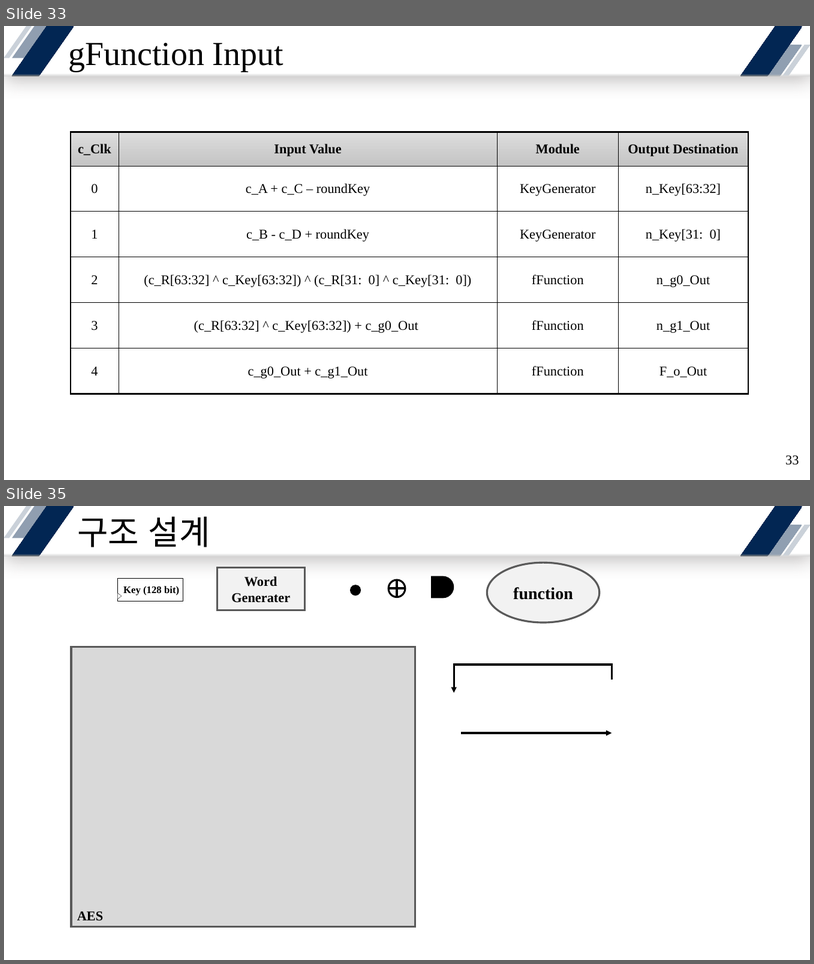
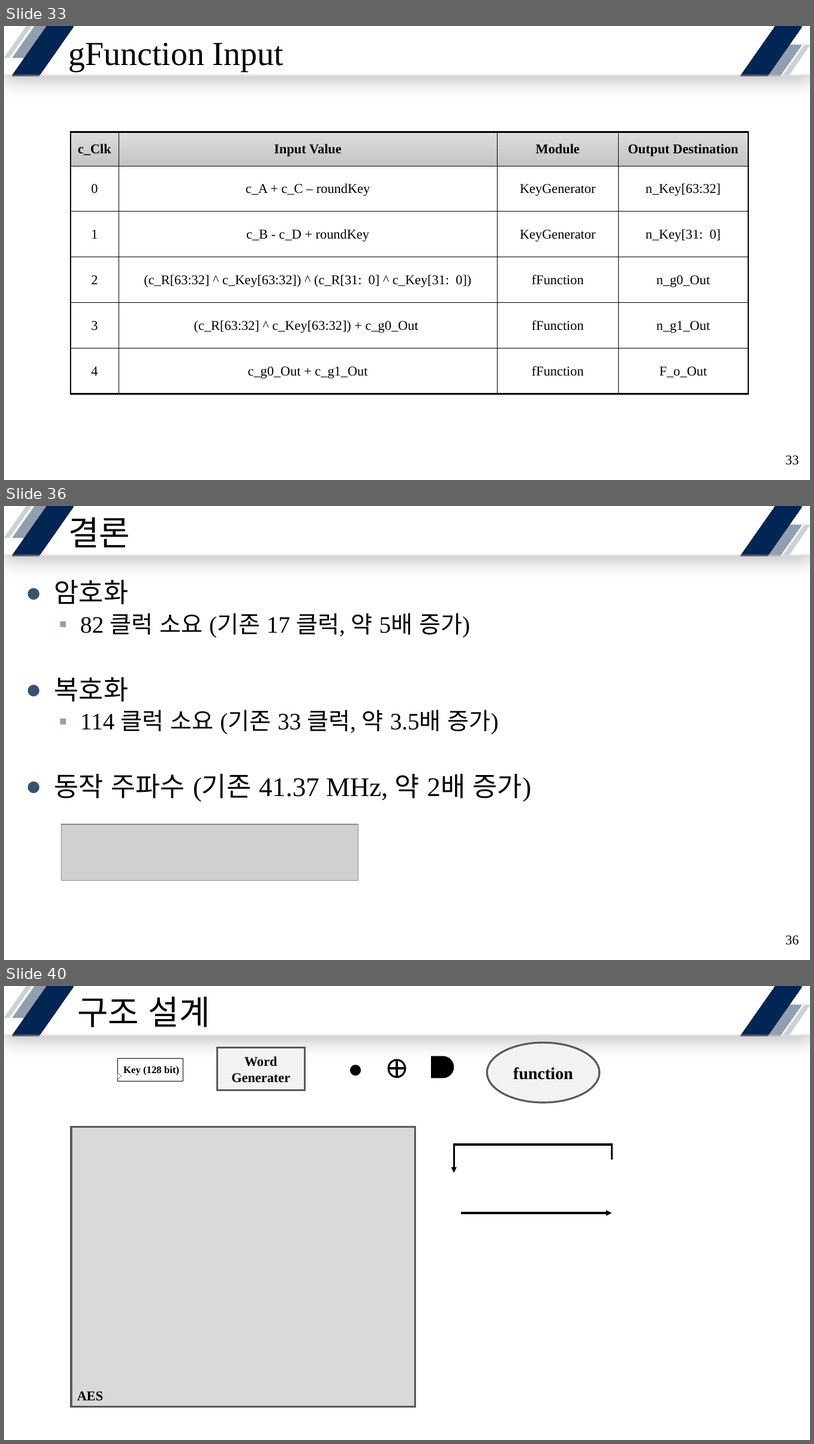
Before and after one commit to yuyu0830/FPGA_AES128, a slide deck: SEED/ref/SEED-128.pptx. Shown one above the other, each under a label of ours: slides 33 and 35 before the commit, slides 33, 36 and 40 after it; the slides between them are not shown. The pictures are 814x964 and 814x1444 pixels, drawn with LibreOffice and Linux fonts; fonts in the diff are those of the drawing; grey boxes stand for pictures. Boxes give left, top, right and bottom in pixels: in the first picture for what was removed or moved away, otherwise in the second. Text is boxed around its words. In the diff, an @@ line names an element or a change of style, - is before the commit and + after.

```diff
--- a/SEED/ref/SEED-128.pptx
+++ b/SEED/ref/SEED-128.pptx
@@ slide 36 added at bbox=[4, 506, 810, 960], background #FFFFFF; not listed: 7 template elements that a slide beside it also shows @@
@@ title added at bbox=[68, 511, 130, 547], 40 pt, text #000000 @@
+결론
@@ text added at bbox=[54, 580, 532, 801], 28 pt, text #000000 @@
+● 암호화
+  ▪ 82 클럭 소요 (기존 17 클럭, 약 5배 증가)
+● 복호화
+  ▪ 114 클럭 소요 (기존 33 클럭, 약 3.5배 증가)
+● 동작 주파수 (기존 41.37 MHz, 약 2배 증가)
@@ picture added at bbox=[62, 824, 359, 880] @@
@@ page number added at bbox=[786, 935, 799, 945], 16 pt, text #000000 @@
+36
@@ what was slide 35 is now slide 40 @@
```
Also in this commit, not shown: 2 slides changed, 4 other slides added, 4 other files.
